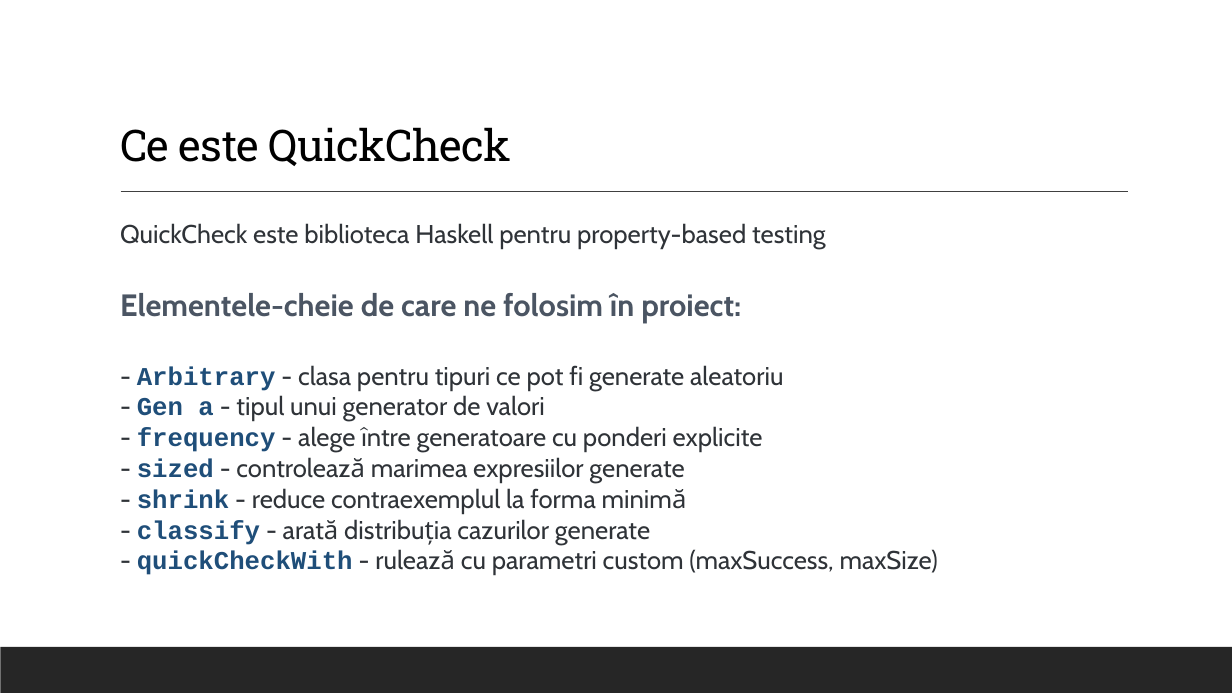
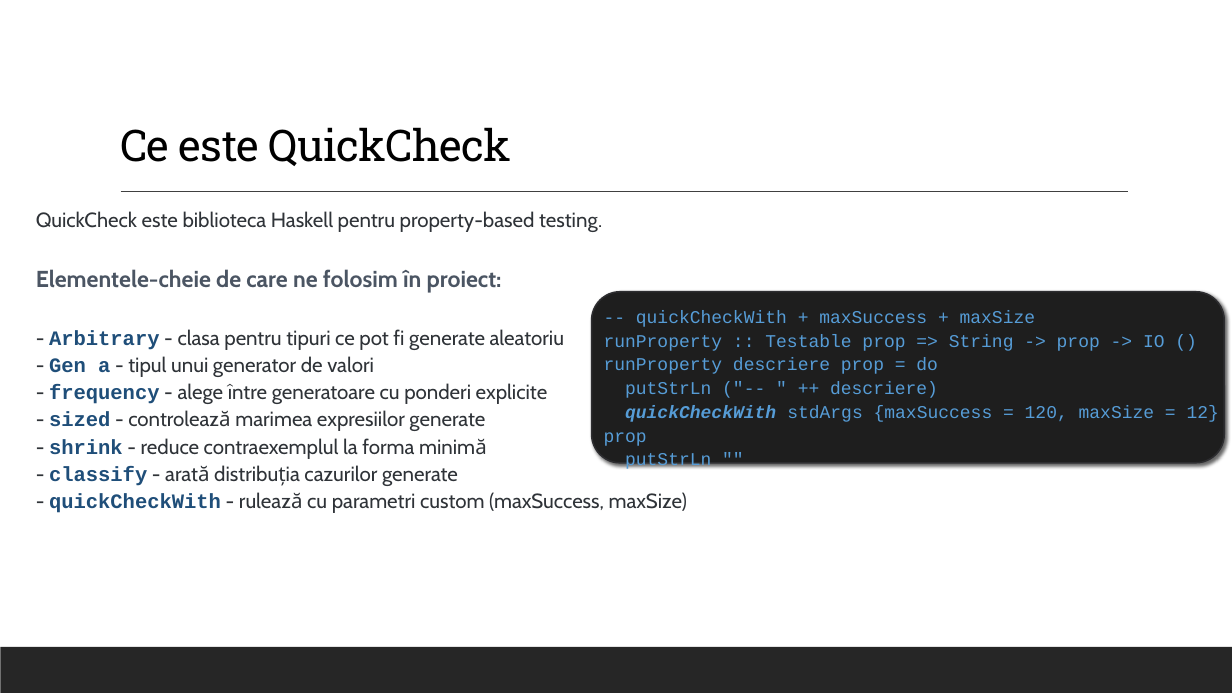
Before and after one commit to alexandrunite/MFIS_Project, a slide deck: slide 5 of Testarea property-based folosind QuickCheck.pptx. Drawn at 1232x693 pixels with LibreOffice and Linux fonts; fonts in the diff are those of the drawing. Boxes give left, top, right and bottom in pixels: in the first picture for what was removed or moved away, otherwise in the second. Text is boxed around its words. In the diff, an @@ line names an element or a change of style, - is before the commit and + after.

```diff
--- a/Testarea property-based folosind QuickCheck.pptx
+++ b/Testarea property-based folosind QuickCheck.pptx
@@ text "QuickCheck este biblioteca Haskell pentru ...": place and size @@
-text "QuickCheck este biblioteca Haskell pentru ..." at <box>120,223,938,575</box>
+text "QuickCheck este biblioteca Haskell pentru ..." at <box>36,211,687,513</box>
@@ text at <box>36,211,602,293</box>: text changed; size 20 to 16 pt @@
-  QuickCheck este biblioteca Haskell pentru property-based testing
-  Elementele-cheie de care ne folosim în proiect:
+  QuickCheck este biblioteca Haskell pentru property-based testing.
+  Elementele-cheie de care ne folosim în proiect:
@@ rounded rectangle added at <box>592,292,1225,463</box>, fill #1E1E1E, outline #2D2D30 1.2 pt @@
@@ text at <box>49,329,687,513</box>: size 20 to 16 pt in "- Arbitrary - clasa pentru tipuri ce ...", "- Gen a - tipul unui generator ...", "- frequency - alege între generatoare cu ...", "- sized - controlează marimea expresiilor generate" and 3 more places; line spacing 1 to 1.1 @@
@@ text added at <box>604,311,1219,471</box>, 14 pt, text #569CD6 @@
+  -- quickCheckWith + maxSuccess + maxSize
+  runProperty :: Testable prop => String -> prop -> IO ()
+  runProperty descriere prop = do
+  putStrLn ("-- " ++ descriere)
+  quickCheckWith stdArgs {maxSuccess = 120, maxSize = 12} prop
+  putStrLn ""
```
Also in this commit, not shown: 8 other slides changed.
